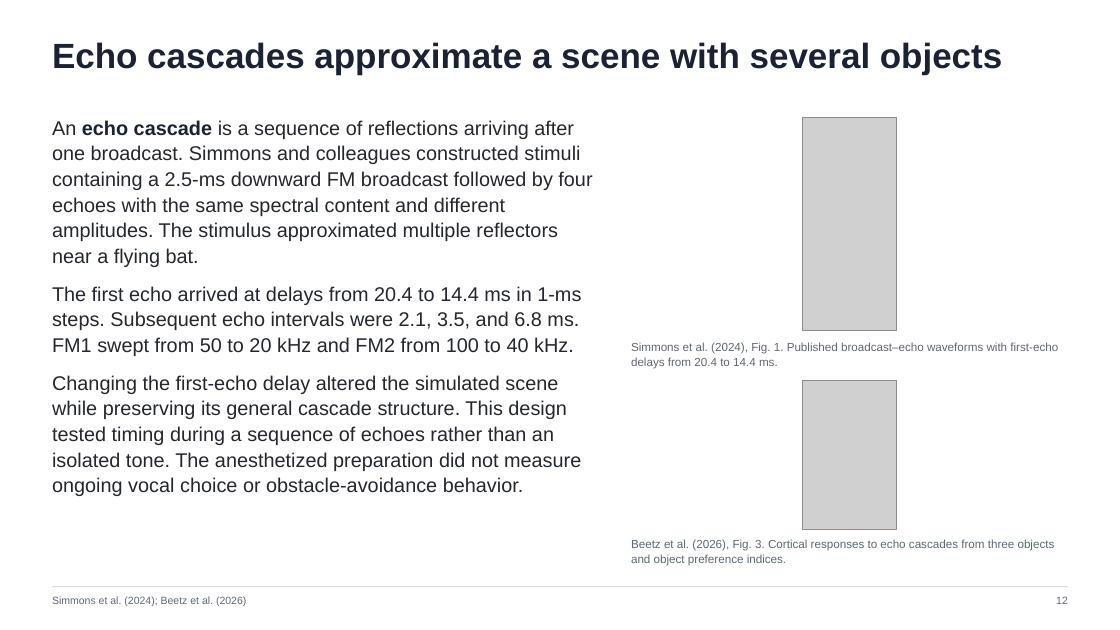
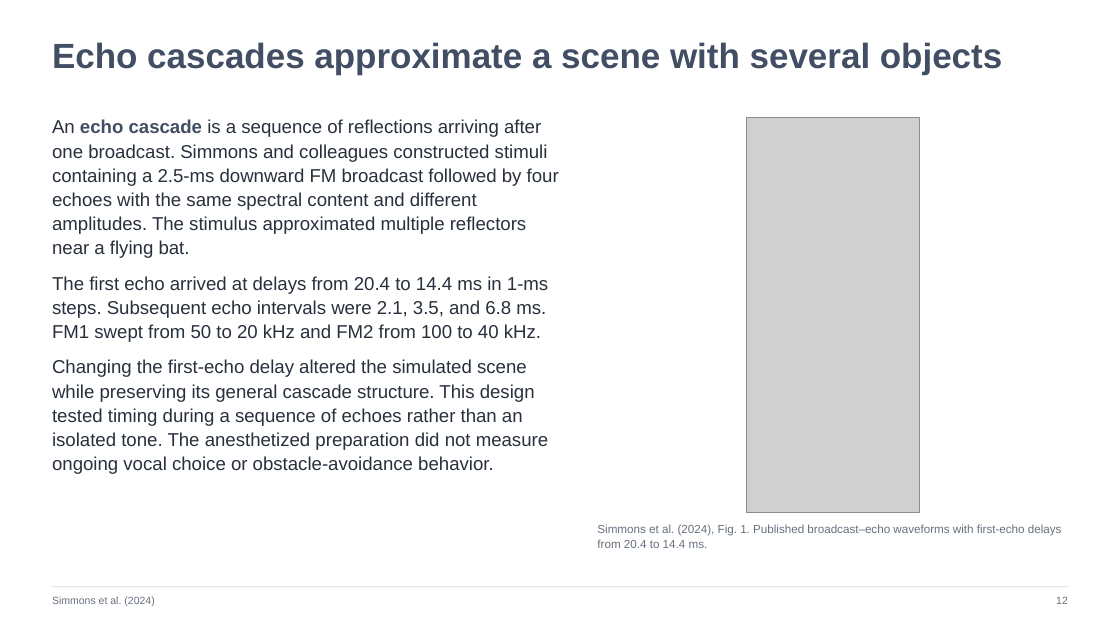
Before and after one commit to jordanxxlopez/NEUROETHOLOGY, a slide deck: slide 12 of lectures/L17/Neuroethology_Lecture17_FA2026.pptx. Drawn at 1120x630 pixels with LibreOffice and Linux fonts; fonts in the diff are those of the drawing; grey boxes stand for pictures. Boxes give left, top, right and bottom in pixels: in the first picture for what was removed or moved away, otherwise in the second. Text is boxed around its words. In the diff, an @@ line names an element or a change of style, - is before the commit and + after.

Commit message:
Rebuild Lecture 17 with 44 article figure slides and two-column layout

```diff
--- a/lectures/L17/Neuroethology_Lecture17_FA2026.pptx
+++ b/lectures/L17/Neuroethology_Lecture17_FA2026.pptx
@@ text "Echo cascades approximate a scene ..." at <box>52,42,1002,75</box>: text colour #1B2233 to #424E64 @@
@@ text "An echo cascade is a ..." at <box>52,119,559,474</box>: size 17 to 16 pt, text colour #23272F to #27303C; text colour #1B2233 to #424E64 in "echo cascade" @@
@@ picture: place and size @@
-picture at <box>803,118,897,330</box>
+picture at <box>746,118,919,513</box>
@@ picture removed at <box>803,381,897,529</box> @@
@@ text "Simmons et al. (2024), Fig. ...": place and size @@
-text "Simmons et al. (2024), Fig. ..." at <box>631,342,1058,369</box>
+text "Simmons et al. (2024), Fig. ..." at <box>597,524,1062,548</box>
@@ text "Simmons et al. (2024), Fig. ..." at <box>597,524,1062,548</box>: text colour #5F6878 to #66717E @@
@@ text removed at <box>631,539,1055,566</box> @@
-Beetz et al. (2026), Fig. 3. Cortical responses to echo cascades from three objects and object preference indices.
@@ text at <box>52,596,154,606</box>: text changed; text colour #5F6878 to #66717E @@
-Simmons et al. (2024); Beetz et al. (2026)
+Simmons et al. (2024)
```
Also in this commit, not shown: 45 other slides changed, 13 other files.
